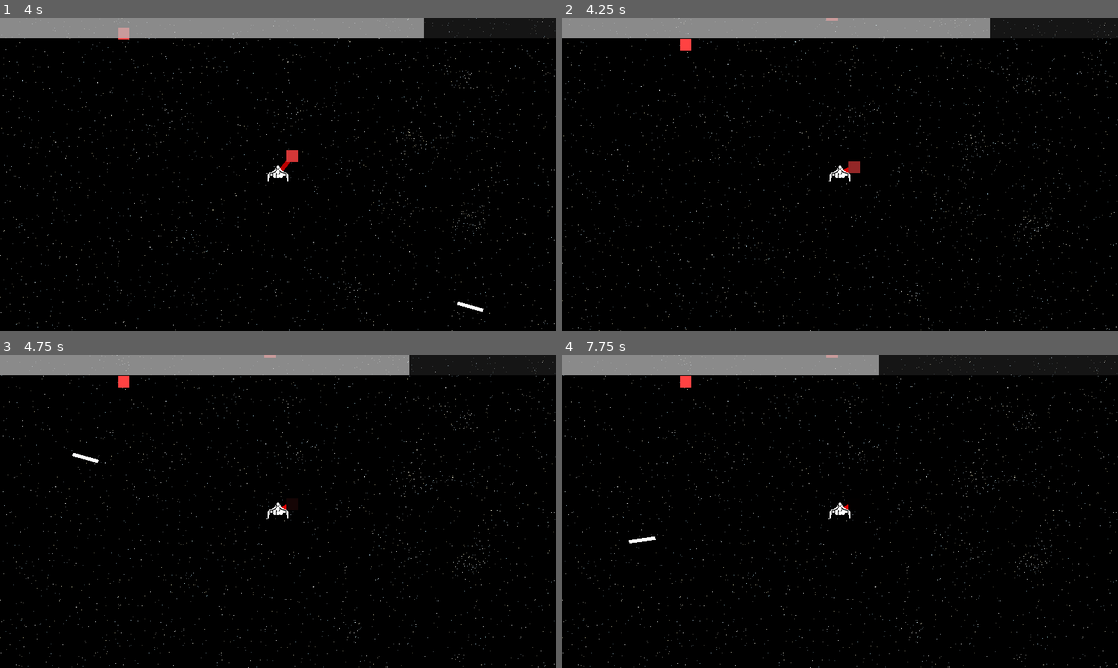
Above: before the commit, frames 1-4 (two rows, left to right).
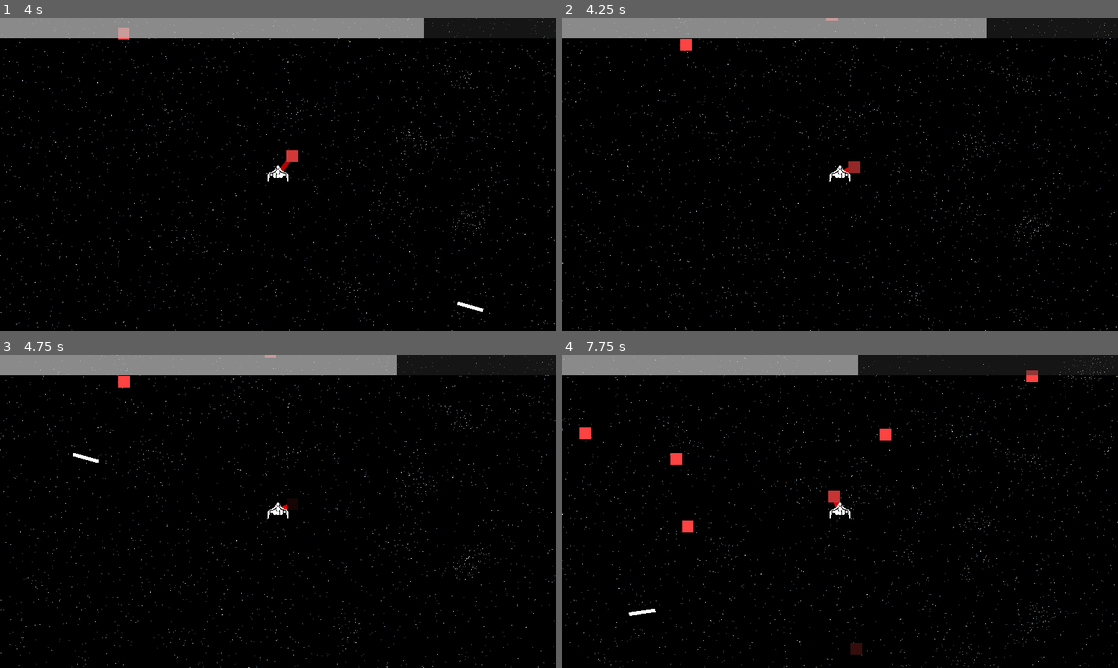
Above: after the commit, the same moments.

Repository: lajollagamesclub/project-mark
Game: Godot game, scene res://Main.tscn
The game is run twice, just before and just after one commit, with the same random seed, the same clock (stepped at 60 frames per second) and the same inputs. The engine's default icon, where the game draws it, is replaced by a stand-in: a white triangle on a blue panel in a dark square.
Inputs (mouse positions are in pixels of both pictures, inside the frame that each line leads up to):
- Up to frame 1 (4 s): move the mouse to (400, 158) at 0.52 s; hold E (g_dash_right) 0.53-1.28 s; click (400, 158) at 0.6 s; move the mouse to (166, 190) at 1.27 s; hold S (g_down) 1.28-2.03 s; click (166, 190) at 1.35 s; move the mouse to (333, 105) at 2.02 s; hold E (g_dash_right) 2.03-2.78 s; click (333, 105) at 2.1 s; move the mouse to (250, 237) at 2.77 s; hold W (g_up) 2.78-3.53 s; click (250, 237) at 2.85 s; move the mouse to (444, 221) at 3.52 s; hold Q (g_dash_left) from 3.53 s (still down); click (444, 221) at 3.6 s
- Up to frame 2 (4.25 s): keep holding Q (g_dash_left)
- Up to frame 3 (4.75 s): keep holding Q (g_dash_left); move the mouse to (111, 464) at 4.27 s; click (111, 464) at 4.35 s
- Up to frame 4 (7.75 s): move the mouse to (867, 511) at 5.02 s; release Q (g_dash_left) at 5.03 s; hold S (g_down) 5.03-5.78 s; click (867, 511) at 5.1 s; move the mouse to (756, 433) at 5.77 s; hold E (g_dash_right) 5.78-6.53 s; click (756, 433) at 5.85 s; move the mouse to (962, 495) at 6.52 s; hold W (g_up) 6.53-7.28 s; click (962, 495) at 6.6 s; move the mouse to (728, 527) at 7.27 s; hold E (g_dash_right) from 7.28 s (still down); click (728, 527) at 7.35 s

Frame 1 is identical in both runs. In frame 2, 0.3% of the frame differs, in the area x 0-100%, y 0-100%; in frame 3, 1.0%; in frame 4, 2.3%.

Commit message:
Restrict fuel farming to when not colliding

Diff:
--- a/src/PlayerTurning.gd
+++ b/src/PlayerTurning.gd
@@ -8,7 +8,7 @@
 func _process(delta):
 	for asteroid in $AsteroidVisualizations.get_bodies_in_group():
 		var tapped = asteroid.tap_resource(delta)
-		if tapped:
+		if tapped and not is_on_wall():
 			var asteroid_distance: float = global_position.distance_to(asteroid.global_position)/$AsteroidVisualizations/CollisionShape2D.shape.radius
 			player_state.fuel += lerp(0.0, 10.0, asteroid_distance)*delta
 
@@ -25,5 +25,5 @@
 		preload("res://player_state.tres").fire_bullet()
 
 	rotation += float(horizontal)*deg2rad(rotational_speed)*delta
-
-	move_and_collide(Vector2(0, -movement_speed).rotated(rotation)*delta, false)
+	# Vector2 move_and_slide( Vector2 linear_velocity, Vector2 floor_normal=Vector2( 0, 0 ), bool stop_on_slope=false, int max_slides=4, float floor_max_angle=0.785398, bool infinite_inertia=true )
+	move_and_slide(Vector2(0, -movement_speed).rotated(rotation), Vector2(), false, 1, 0.7, false)
